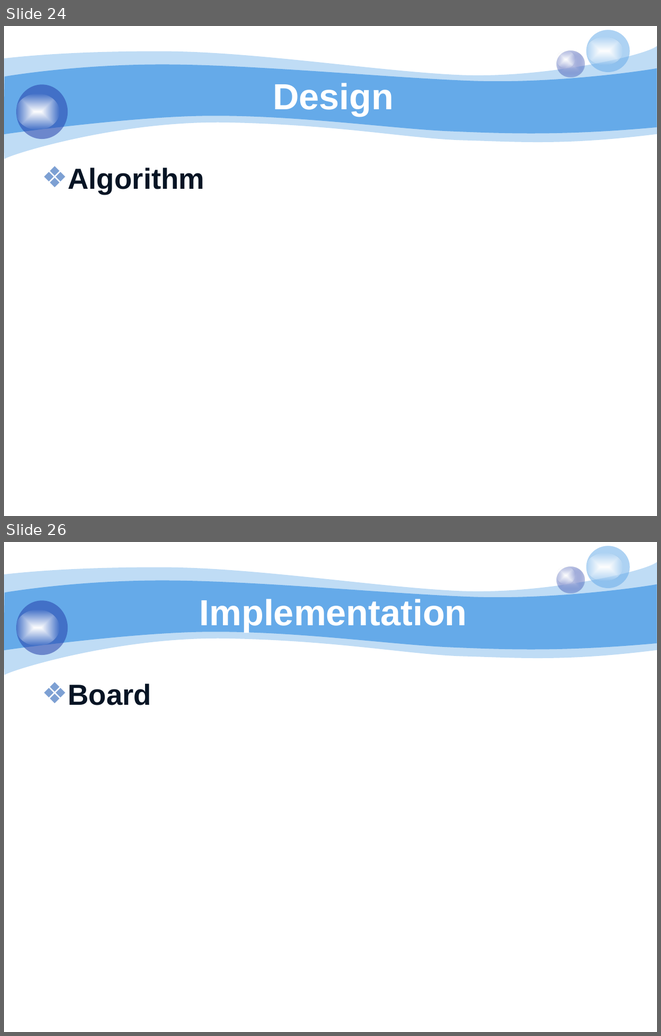
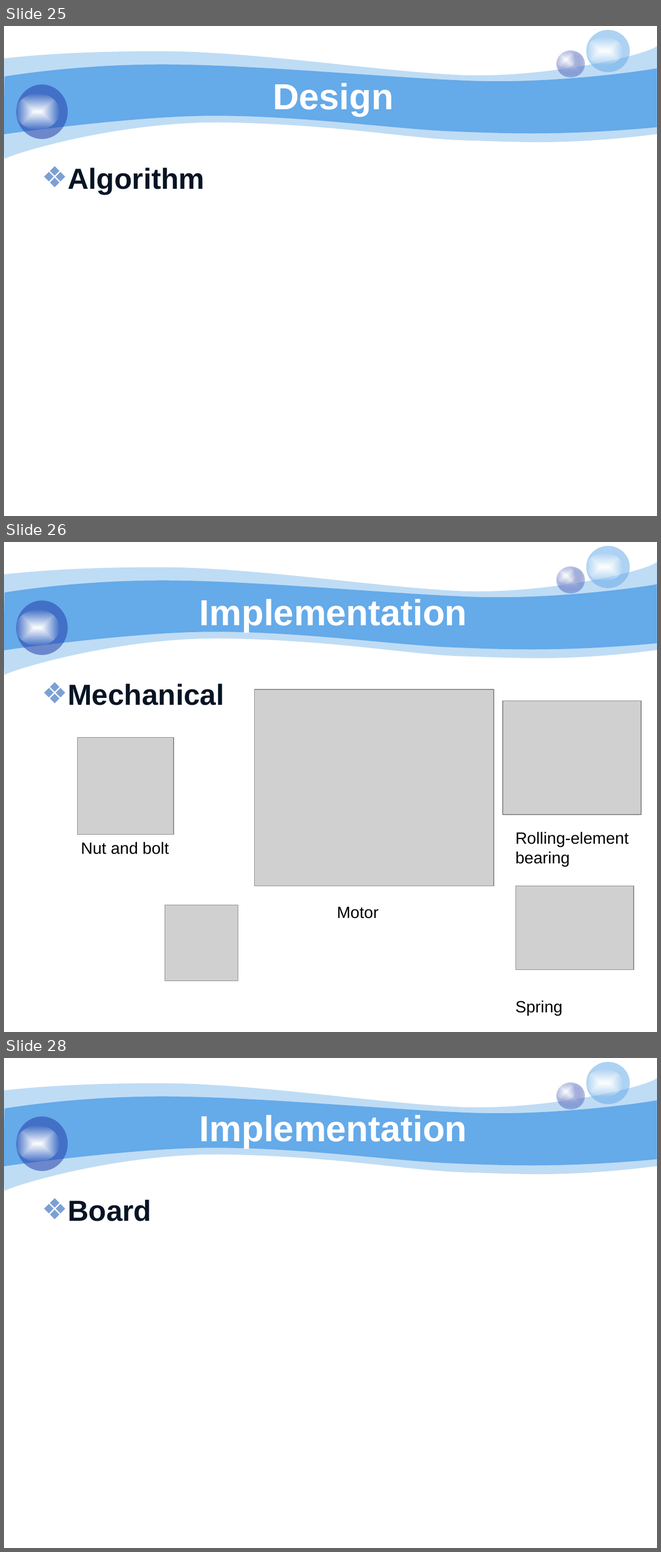
Before and after one commit to bachdx60343/pled, a slide deck: 06. Temp/pLED 2014.pptx. Shown one above the other, each under a label of ours: slides 24 and 26 before the commit, slides 25, 26 and 28 after it; the slides between them are not shown. The pictures are 661x1036 and 661x1552 pixels, drawn with LibreOffice and Linux fonts; fonts in the diff are those of the drawing; grey boxes stand for pictures; background and template pictures are left out. Boxes give left, top, right and bottom in pixels: in the first picture for what was removed or moved away, otherwise in the second. Text is boxed around its words. In the diff, an @@ line names an element or a change of style, - is before the commit and + after.

Commit message:
Update Mechanical

```diff
--- a/06. Temp/pLED 2014.pptx
+++ b/06. Temp/pLED 2014.pptx
@@ slide 26 added at [4,542,657,1032], background #FFFFFF; not listed: 8 template elements that a slide beside it also shows @@
@@ title added at [199,599,467,632], 40 pt, text #FFFFFF, bold @@
+Implementation
@@ text added at [68,684,224,705], 32 pt, text #071424, bold @@
+❖ Mechanical
@@ picture added at [254,689,494,886] @@
@@ picture added at [503,700,641,814] @@
@@ picture added at [77,737,173,835] @@
@@ text added at [81,841,169,854], 18 pt, text #000000 @@
+Nut and bolt
@@ text added at [515,831,629,866], 18 pt, text #000000 @@
+Rolling-element bearing
@@ picture added at [516,886,634,970] @@
@@ picture added at [165,905,238,980] @@
@@ text added at [337,906,379,918], 18 pt, text #000000 @@
+Motor
@@ text added at [515,1000,563,1015], 18 pt, text #000000 @@
+Spring
@@ what was slide 24 is now slide 25 @@
@@ what was slide 26 is now slide 28 @@
```
Also in this commit, not shown: 5 slides changed, 1 other slide added.
